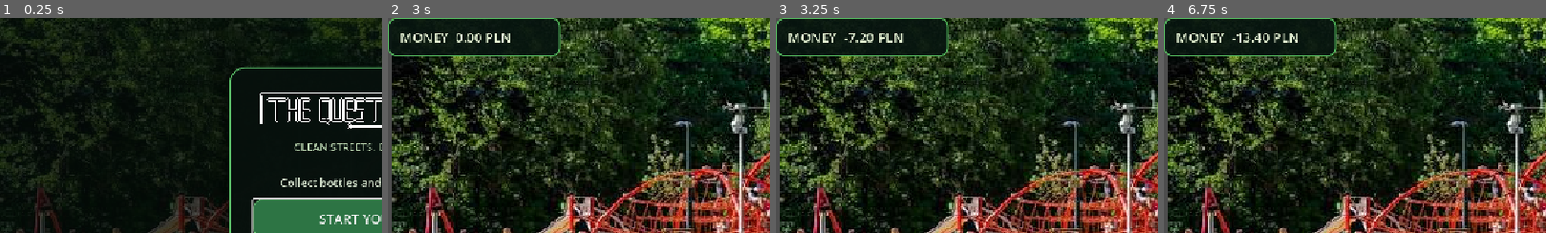
Above: before the commit, frames 1-4 (left to right).
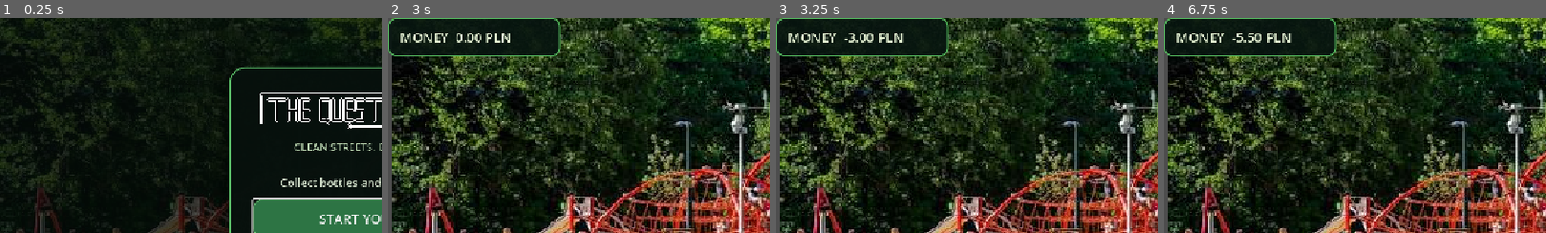
Above: after the commit, the same moments.

Repository: UBGC/quest_for_kaucja
Game: Godot game, scene res://main_menu.tscn
Same seed, same stepped clock (60 frames per second), same inputs: the game is played once before the commit and once after it.
Inputs (mouse positions are % of the whole screen's width and height, from its top left):
- Up to frame 1 (0.25 s): no input
- Up to frame 2 (3 s): click "START YOUR QUEST" at 0.5 s; tap Enter at 1.25 s; move the mouse to (45, 70) at 1.27 s; hold Enter 1.28-2.03 s; hold W (Up) 1.28-2.78 s; move the mouse to (80, 65) at 2.02 s; tap Ctrl at 2.1 s; tap Space at 2.75 s; move the mouse to (20, 35) at 2.77 s; hold A (Left) from 2.78 s (still down); hold Shift from 2.78 s (still down)
- Up to frame 3 (3.25 s): keep holding A (Left); keep holding Shift
- Up to frame 4 (6.75 s): move the mouse to (55, 50) at 3.52 s; release Shift at 3.53 s; tap Enter at 3.6, 4.25 s; move the mouse to (35, 25) at 4.27 s; release A (Left) at 4.28 s; hold S (Down) 4.28-5.03 s; hold Ctrl 4.28-5.03 s; tap Space at 5 s; move the mouse to (72, 45) at 5.02 s; hold D (Right) 5.03-5.78 s; tap Shift at 5.1 s; move the mouse to (30, 55) at 5.77 s; hold W (Up) 5.78-6.53 s; hold Enter 5.78-6.53 s; move the mouse to (60, 28) at 6.52 s; hold D (Right) from 6.53 s (still down); tap Ctrl at 6.6 s
The pictures show only the part of the screen within x 0-50%, y 0-50%; the shares and areas given below are measured in that part.

Frames 1-2 are identical in both runs. In frame 3, less than 0.1% of the frame differs, in the area x 19-24%, y 7-12%; in frame 4, 0.5%, in the area x 19-35%, y 7-12%.

Commit message:
Update butelki.gd

Diff:
--- a/butelki.gd
+++ b/butelki.gd
@@ -14,32 +14,32 @@
 var bottle_types = [
 	{
 		"flags": FLAG_KAUCYJNA, # Szklana (1) + Kaucyjna (2) = 3
-		"base_value": 1.0,
+		"base_value": 0.5,
 		"region": Rect2(0, 0, 13, 18)
 	},
 	{
 		"flags": 0,                 # Tylko Szklana (1)
-		"base_value": 1.0,
+		"base_value": 0.5,
 		"region": Rect2(13, 0, 13, 18)
 	},
 	{
 		"flags": FLAG_KAUCYJNA,                # Tylko Kaucyjna (2)
-		"base_value": 1.0,
+		"base_value": 0.5,
 		"region": Rect2(26, 0, 13, 18)
 	},
 	{
 		"flags": FLAG_SZKLANA,                            # Zwykła (ani szklana, ani kaucyjna - np. plastykowa jednorazowa)
-		"base_value": 1.0,
+		"base_value": 0.5,
 		"region": Rect2(39, 0, 13, 18)
 	},
 	{
 		"flags": FLAG_SZKLANA | FLAG_KAUCYJNA, # Kolejny wariant szklanej kaucyjnej
-		"base_value": 1.5,
+		"base_value": 0.5,
 		"region": Rect2(52, 0, 13, 18)
 	},
 	{
 		"flags": FLAG_SZKLANA,                 # Kolejny wariant szklanej niekaucyjnej
-		"base_value": 1.2,
+		"base_value": 0.5,
 		"region": Rect2(65, 0, 13, 18)
 	}
 ]
